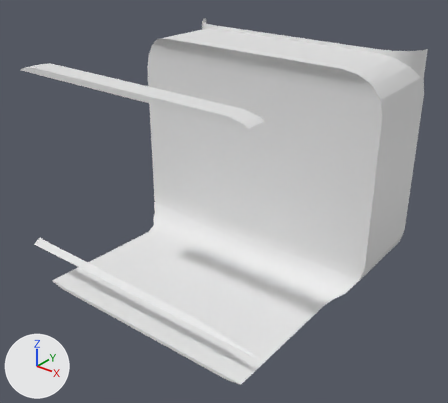
An edit to the OBJ model characters/meshes/legs_skirt_seated_r_skin.obj, drawn before and after from the same camera.
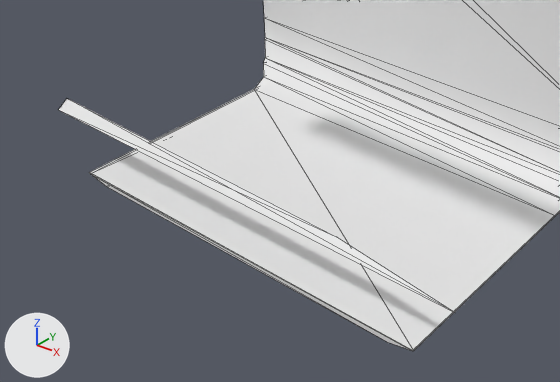
There are two pictures of each version: one whole from a camera (50 mm lens) standing at (0.298, -0.077, 0.204) and looking at (0.099, 0.172, 0.05), one close up on the part from 0% to 73% of the width and 45% to 100% of the height. Lighting does not change. The marker at lower left points along +X, +Y and +Z. The first two pictures are the older version. The close-ups show mesh edges as thin lines. Where no turn or scale is listed for an object, it has been applied to the vertices. Vertices at exactly the same position are counted once.

Names of what the first close-up shows: 'legs_skirt_seated_r_skin'.
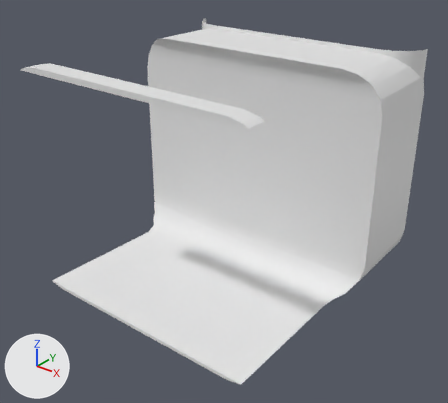
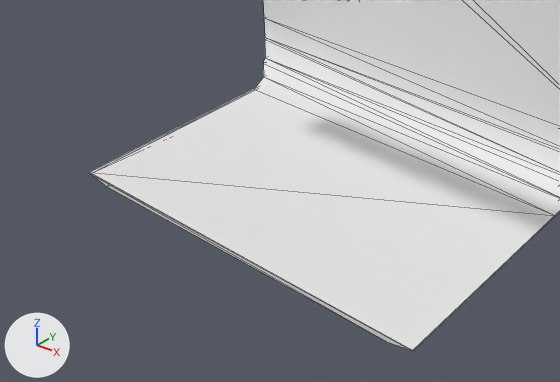
Edits to the bpy script that builds the scene:
```text
Change me_legs_skirt_seated_r_skin:
    used by ob_legs_skirt_seated_r_skin; location = (0.0, 0.0, 0.0)
    verts and faces of me_legs_skirt_seated_r_skin; kept vertices keep their numbers, new ones are numbered from 90
    before: 4 (0.025, 0.102, 0.002) at pixel (89, 172), 13 (0.165, 0.102, 0.002) at pixel (413, 350), 26 (0.027, 0.18, 0.002) at pixel (254, 89), 65 (0.163, 0.18, 0.002) at pixel (555, 215)
    remove me_legs_skirt_seated_r_skin.from_pydata(...)  # 90 vertices, 146 faces; spans x 0.012..0.178, y 0.102..0.255, z 0.0..0.132
    add me_legs_skirt_seated_r_skin.from_pydata(...)  # 86 vertices, 142 faces; spans x 0.014..0.176, y 0.102..0.255, z 0.0..0.132
    me_legs_skirt_seated_r_skin part 1: the loose piece of 4 vertices spanning x 0.012..0.178, y 0.102..0.106, z 0.022..0.025 is deleted
    me_legs_skirt_seated_r_skin part 2
    add delete_faces([(4, 13, 26), (13, 65, 26)])
    add faces += [(4, 65, 26), (4, 13, 65)]
    other edits to the shape of me_legs_skirt_seated_r_skin do not show in these pictures
```

Pixel boxes [x1, y1, x2, y2] of what changed, in the close-ups (560 x 382 px; the box of a moved part takes in the faces that stretch with it):
'legs_skirt_seated_r_skin', reshaped: before [59, 0, 560, 351]; after [89, 0, 560, 351]
part 1 of me_legs_skirt_seated_r_skin, deleted: before [59, 99, 454, 312]
part 2 of me_legs_skirt_seated_r_skin, moved or reshaped: [89, 89, 555, 351] in both
